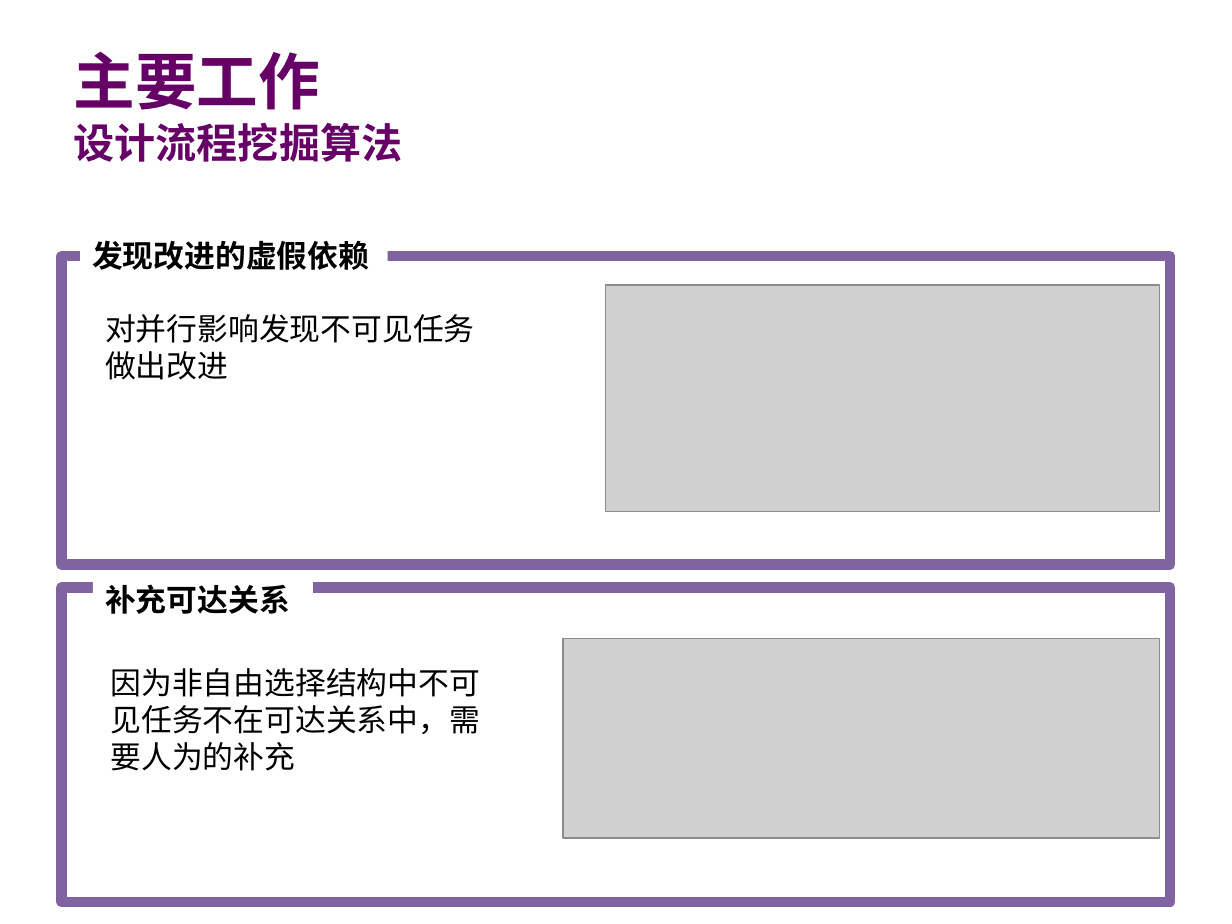
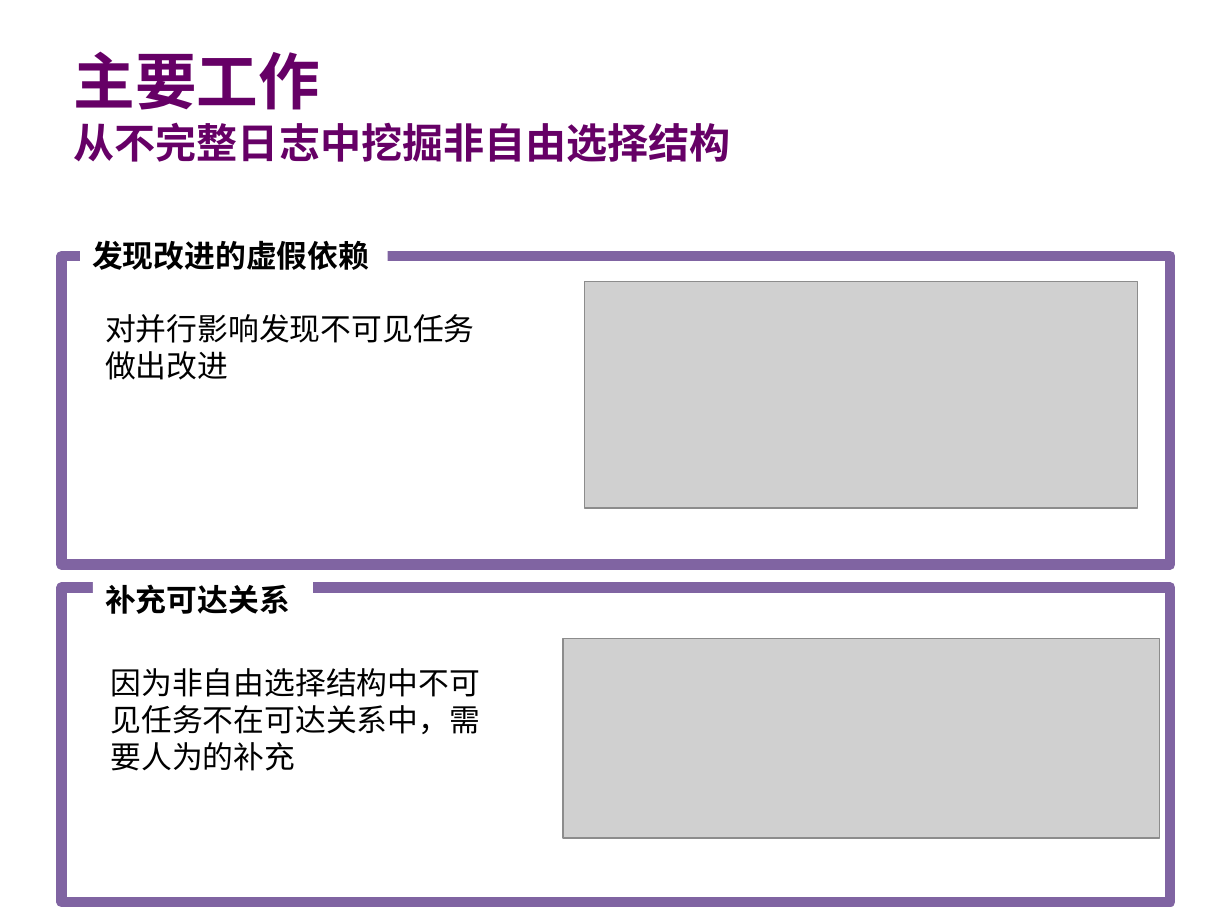
Before and after one commit to guoqinlong/Master-Thesis, a slide deck: slide 15 of 郭秦龙初稿汇报.pptx. Drawn at 1232x924 pixels with LibreOffice and Linux fonts; fonts in the diff are those of the drawing; grey boxes stand for pictures; background and template pictures are left out. Boxes give left, top, right and bottom in pixels: in the first picture for what was removed or moved away, otherwise in the second. Text is boxed around its words. In the diff, an @@ line names an element or a change of style, - is before the commit and + after.

```diff
--- a/郭秦龙初稿汇报.pptx
+++ b/郭秦龙初稿汇报.pptx
@@ text at [74, 122, 731, 162]: text changed @@
-设计流程挖掘算法
+从不完整日志中挖掘非自由选择结构
@@ picture: place and size @@
-picture at [606, 285, 1159, 511]
+picture at [584, 282, 1137, 509]
```
Also in this commit, not shown: 11 other slides changed.
